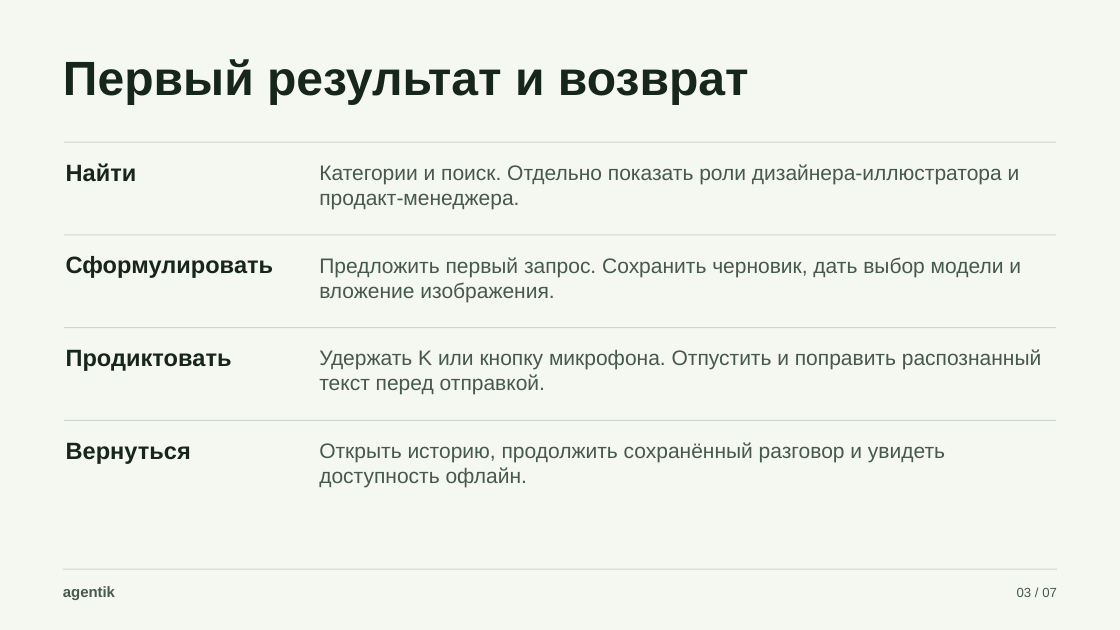
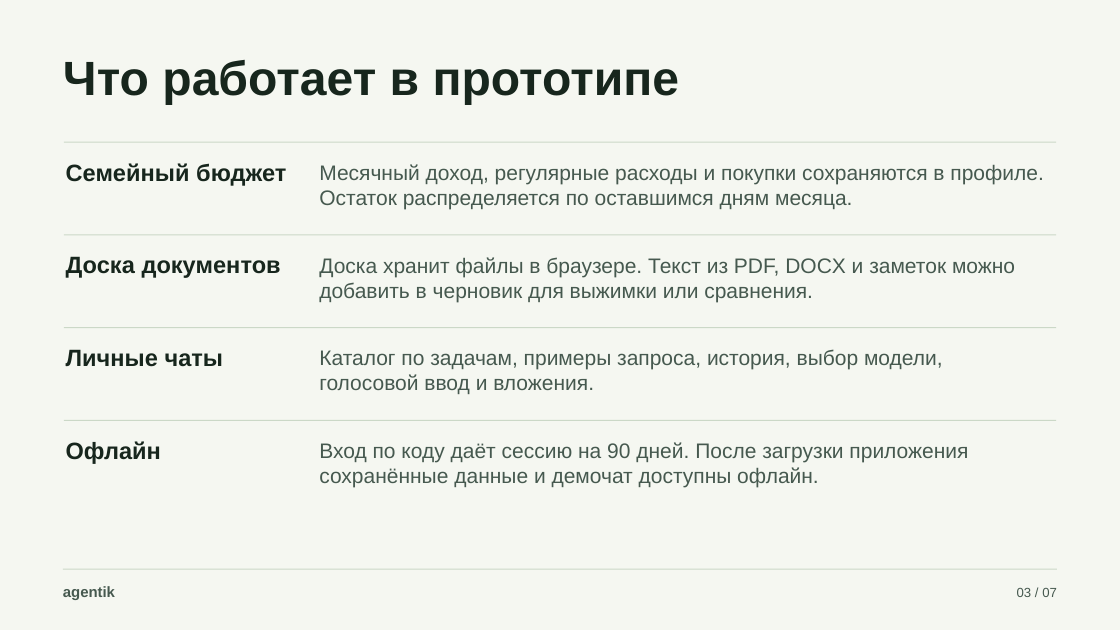
Before and after one commit to SergeyBukharev/agentik, a slide deck: slide 3 of docs/agentik-prd.pptx. Drawn at 1120x630 pixels with LibreOffice and Linux fonts; fonts in the diff are those of the drawing. Boxes give left, top, right and bottom in pixels: in the first picture for what was removed or moved away, otherwise in the second. Text is boxed around its words. In the diff, an @@ line names an element or a change of style, - is before the commit and + after.

```diff
--- a/docs/agentik-prd.pptx
+++ b/docs/agentik-prd.pptx
@@ text at [63, 60, 680, 105]: text changed @@
-Первый результат и возврат
+Что работает в прототипе
@@ text at [66, 163, 286, 186]: text changed @@
-Найти
+Семейный бюджет
@@ text at [319, 164, 1043, 209]: text changed @@
-Категории и поиск. Отдельно показать роли дизайнера-иллюстратора и продакт-менеджера.
+Месячный доход, регулярные расходы и покупки сохраняются в профиле. Остаток распределяется по оставшимся дням месяца.
@@ text at [66, 256, 281, 278]: text changed @@
-Сформулировать
+Доска документов
@@ text at [319, 257, 1015, 302]: text changed @@
-Предложить первый запрос. Сохранить черновик, дать выбор модели и вложение изображения.
+Доска хранит файлы в браузере. Текст из PDF, DOCX и заметок можно добавить в черновик для выжимки или сравнения.
@@ text at [66, 349, 224, 367]: text changed @@
-Продиктовать
+Личные чаты
@@ text at [319, 349, 943, 394]: text changed @@
-Удержать K или кнопку микрофона. Отпустить и поправить распознанный текст перед отправкой.
+Каталог по задачам, примеры запроса, история, выбор модели, голосовой ввод и вложения.
@@ text at [66, 441, 161, 464]: text changed @@
-Вернуться
+Офлайн
@@ text at [319, 442, 968, 488]: text changed @@
-Открыть историю, продолжить сохранённый разговор и увидеть доступность офлайн.
+Вход по коду даёт сессию на 90 дней. После загрузки приложения сохранённые данные и демочат доступны офлайн.
```
Also in this commit, not shown: 4 other slides changed, 2 slides added, 2 slides removed, 50 other files.
